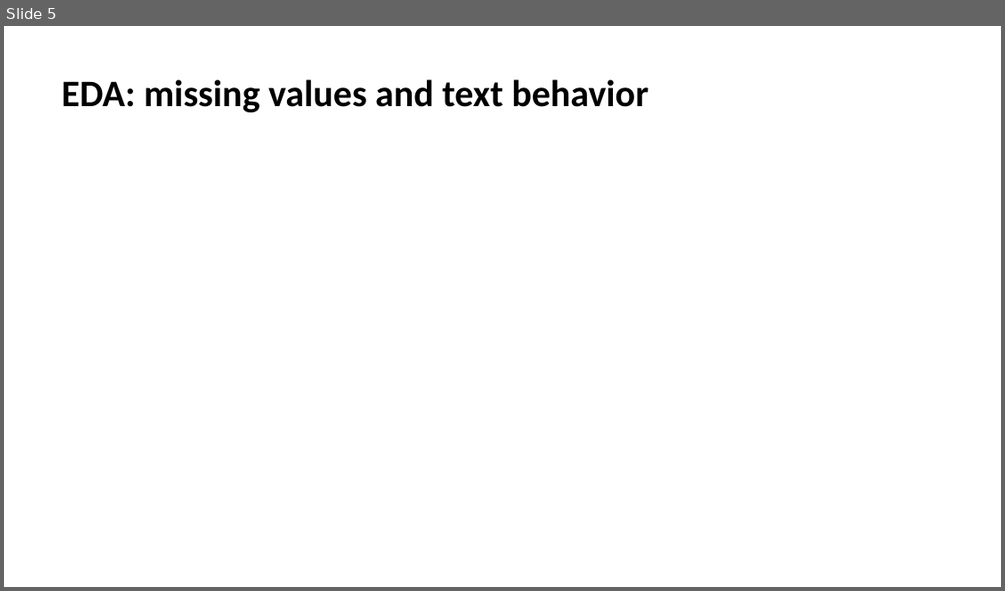
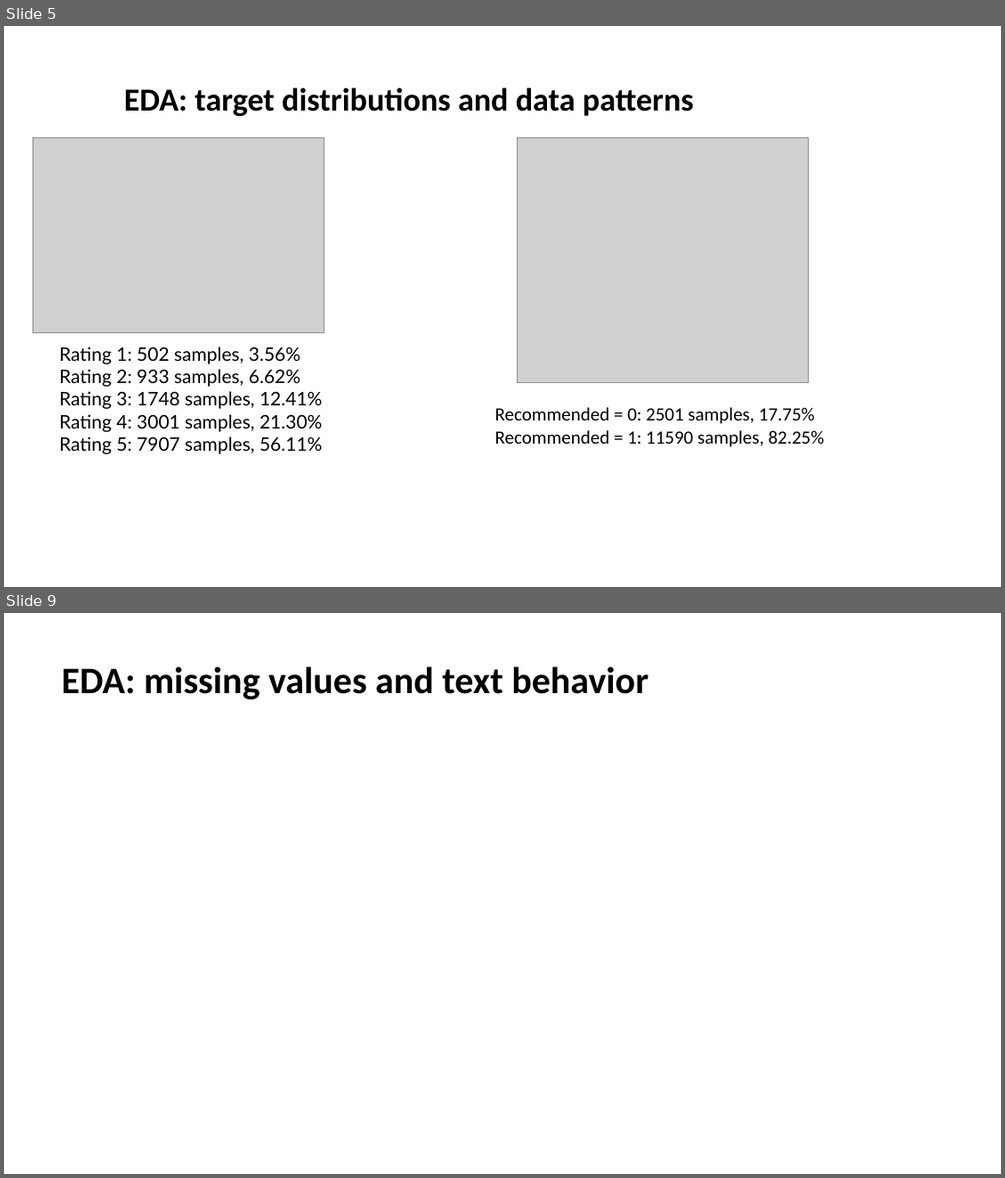
Before and after one commit to dariaproniakova/danit_final_project, a slide deck: presentation/Presentation_project.pptx. Shown one above the other, each under a label of ours: slide 5 before the commit, slides 5 and 9 after it; the slides between them are not shown. The pictures are 1005x591 and 1005x1178 pixels, drawn with LibreOffice and Linux fonts; fonts in the diff are those of the drawing; grey boxes stand for pictures. Boxes give left, top, right and bottom in pixels: in the first picture for what was removed or moved away, otherwise in the second. Text is boxed around its words. In the diff, an @@ line names an element or a change of style, - is before the commit and + after.

```diff
--- a/presentation/Presentation_project.pptx
+++ b/presentation/Presentation_project.pptx
@@ slide 5 added at [4,26,1001,587], background #FFFFFF @@
@@ title added at [124,87,694,116], 31 pt, text #000000, bold @@
+EDA: target distributions and data patterns
@@ picture added at [33,137,324,332] @@
@@ picture added at [517,137,808,383] @@
@@ text added at [59,346,322,454], 18 pt, text #000000 @@
+Rating 1: 502 samples, 3.56%
+Rating 2: 933 samples, 6.62%
+Rating 3: 1748 samples, 12.41%
+Rating 4: 3001 samples, 21.30%
+Rating 5: 7907 samples, 56.11%
@@ text added at [495,407,825,447], 18 pt, text #000000 @@
+Recommended = 0: 2501 samples, 17.75%
+Recommended = 1: 11590 samples, 82.25%
@@ what was slide 5 is now slide 9 @@
```
Also in this commit, not shown: 2 slides changed, 5 other slides added, 1 slide removed, 2 other files.
